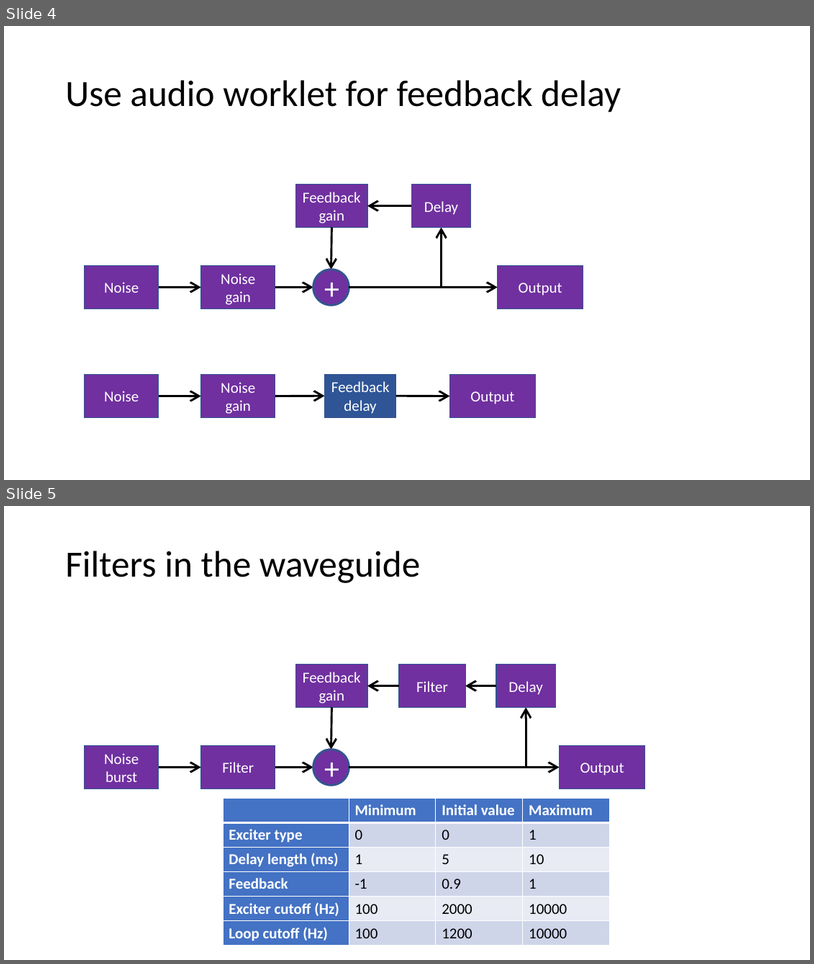
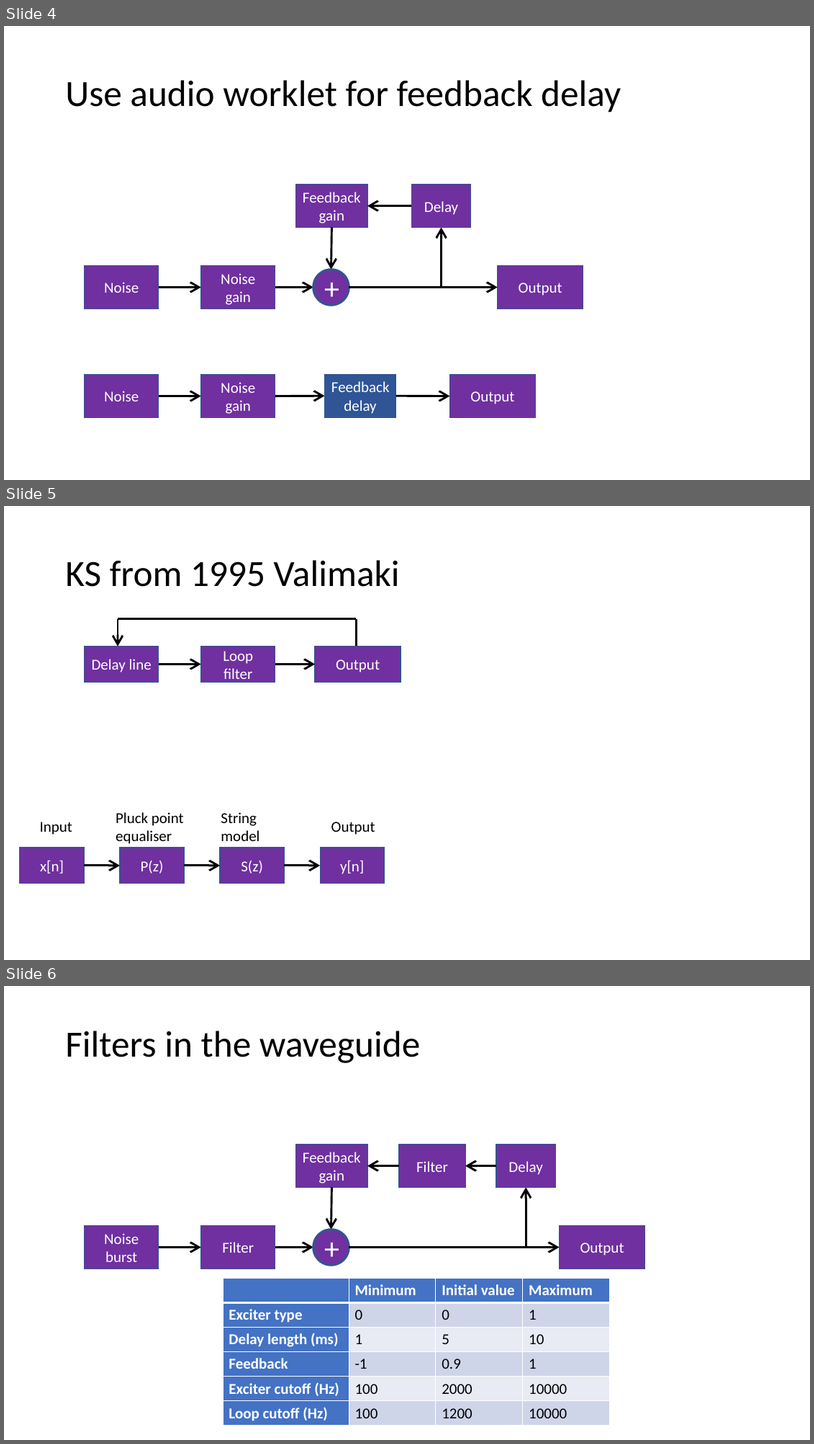
Before and after one commit to joshreiss/digital-waveguides-review, a slide deck: Figures and settings.pptx. Shown one above the other, each under a label of ours: slides 4 and 5 before the commit, slides 4, 5 and 6 after it. The pictures are 814x964 and 814x1444 pixels, drawn with LibreOffice and Linux fonts; fonts in the diff are those of the drawing. Boxes give left, top, right and bottom in pixels: in the first picture for what was removed or moved away, otherwise in the second. Text is boxed around its words. In the diff, an @@ line names an element or a change of style, - is before the commit and + after.

```diff
--- a/Figures and settings.pptx
+++ b/Figures and settings.pptx
@@ slide 5 added at (4, 506, 810, 960), background #FFFFFF @@
@@ title added at (65, 560, 400, 587), 44 pt, text #000000 @@
+KS from 1995 Valimaki
@@ line added from (356, 619) to (118, 619), #000000 2.5 pt @@
@@ arrow added from (118, 619) to (118, 646), #000000 2.5 pt @@
@@ line added from (356, 646) to (356, 619), #000000 2.5 pt @@
@@ rectangle added at (85, 646, 159, 682), fill #7030A0, outline #325491 1 pt, 18 pt, text #FFFFFF @@
+Delay line
@@ rectangle added at (201, 646, 275, 682), fill #7030A0, outline #325491 1 pt, 18 pt, text #FFFFFF @@
+Loop filter
@@ rectangle added at (315, 646, 401, 682), fill #7030A0, outline #325491 1 pt, 18 pt, text #FFFFFF @@
+Output
@@ arrow added from (159, 664) to (201, 664), #000000 2.5 pt @@
@@ arrow added from (275, 664) to (315, 664), #000000 2.5 pt @@
@@ text added at (40, 821, 72, 834), 18 pt, text #000000 @@
+Input
@@ text added at (116, 812, 184, 844), 18 pt, text #000000 @@
+Pluck point
+equaliser
@@ text added at (221, 812, 260, 841), 18 pt, text #000000 @@
+String
+model
@@ text added at (332, 821, 376, 834), 18 pt, text #000000 @@
+Output
@@ rectangle added at (20, 847, 84, 883), fill #7030A0, outline #325491 1 pt, 18 pt, text #FFFFFF @@
+x[n]
@@ rectangle added at (120, 847, 184, 883), fill #7030A0, outline #325491 1 pt, 18 pt, text #FFFFFF @@
+P(z)
@@ rectangle added at (220, 847, 284, 883), fill #7030A0, outline #325491 1 pt, 18 pt, text #FFFFFF @@
+S(z)
@@ rectangle added at (320, 847, 384, 883), fill #7030A0, outline #325491 1 pt, 18 pt, text #FFFFFF @@
+y[n]
@@ arrow added from (84, 865) to (120, 865), #000000 2.5 pt @@
@@ arrow added from (184, 865) to (220, 865), #000000 2.5 pt @@
@@ arrow added from (285, 865) to (320, 865), #000000 2.5 pt @@
@@ what was slide 5 is now slide 6 @@
```
Also in this commit, not shown: 1 slide changed, 7 other slides added, 21 other files.
